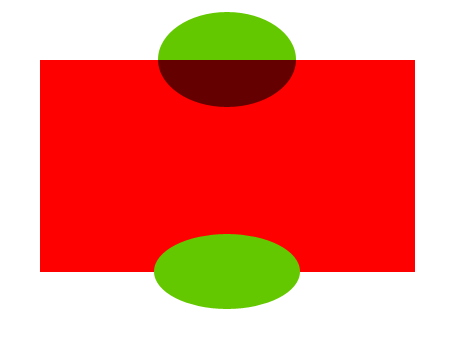
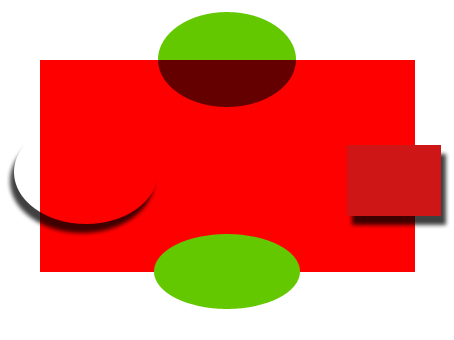
Comparing the layer stacks of the two 454 × 340 images. Changes:
added layer "Shape 5" (overlay) above "Shape 4" over [left=14, top=143, right=158, bottom=224]
added layer "Shape 4" above "Shape 3" over [left=347, top=145, right=441, bottom=216]
